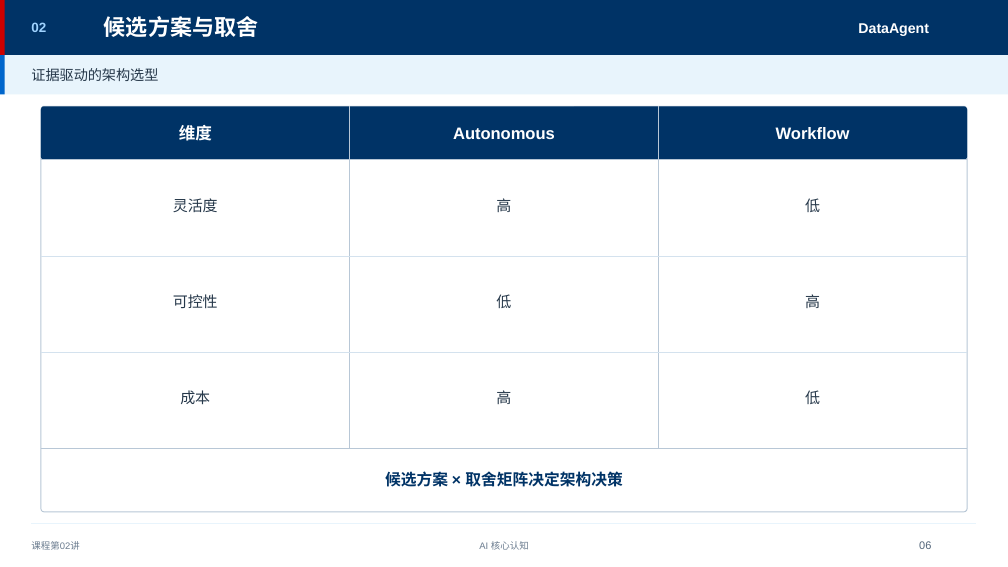
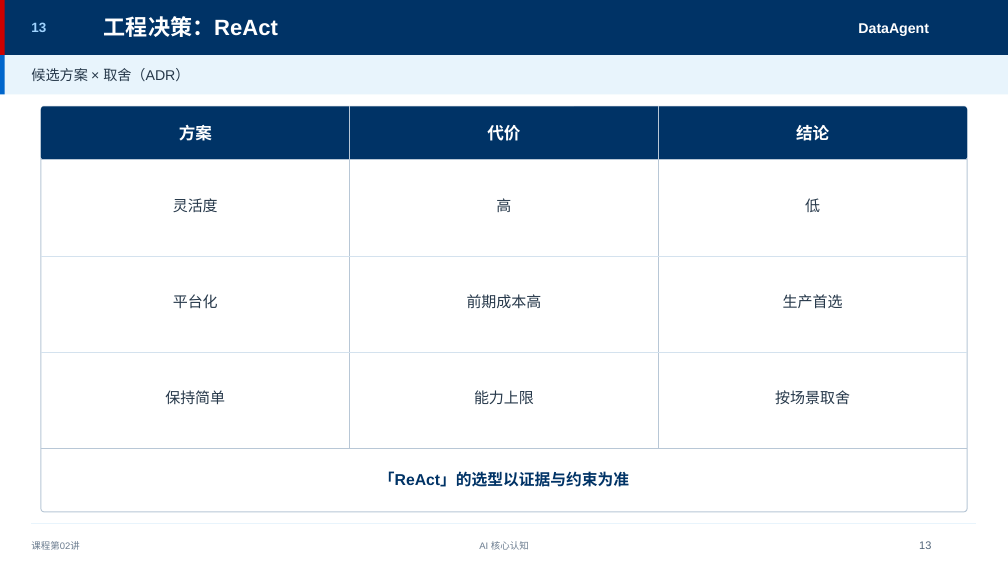
Before and after one commit to tianqiongenze/enterprise-ai-agent-architecture, a slide deck: slide 13 of chapters/pptx/part01/第02讲-从 Agent 本质到核心范式·Autono.pptx (slide 6 before the commit). Drawn at 1008x567 pixels with LibreOffice and Linux fonts; fonts in the diff are those of the drawing. Boxes give left, top, right and bottom in pixels: in the first picture for what was removed or moved away, otherwise in the second. Text is boxed around its words. In the diff, an @@ line names an element or a change of style, - is before the commit and + after.

```diff
--- a/chapters/pptx/part01/第02讲-从 Agent 本质到核心范式·Autono.pptx
+++ b/chapters/pptx/part01/第02讲-从 Agent 本质到核心范式·Autono.pptx
@@ text at (31,22,46,32): text changed @@
-02
+13
@@ text at (104,16,278,37): text changed @@
-候选方案与取舍
+工程决策：ReAct
@@ text at (31,68,189,81): text changed @@
-证据驱动的架构选型
+候选方案 × 取舍（ADR）
@@ text at (179,125,212,141): text changed @@
-维度
+方案
@@ text at (487,125,520,141): text changed @@
-Autonomous
+代价
@@ text at (796,125,829,141): text changed @@
-Workflow
+结论
@@ text at (173,294,218,308): text changed @@
-可控性
+平台化
@@ text at (467,294,542,308): text changed @@
-低
+前期成本高
@@ text at (783,294,843,309): text changed @@
-高
+生产首选
@@ text at (165,390,225,404): text changed @@
-成本
+保持简单
@@ text at (474,390,534,404): text changed @@
-高
+能力上限
@@ text at (775,390,850,404): text changed @@
-低
+按场景取舍
@@ text at (379,471,629,487): text changed @@
-候选方案 × 取舍矩阵决定架构决策
+「ReAct」的选型以证据与约束为准
@@ text at (919,541,931,549): text changed @@
-06
+13
```
Also in this commit, not shown: 4 other slides changed, 67 slides added, 2 slides removed, 44 other files.
